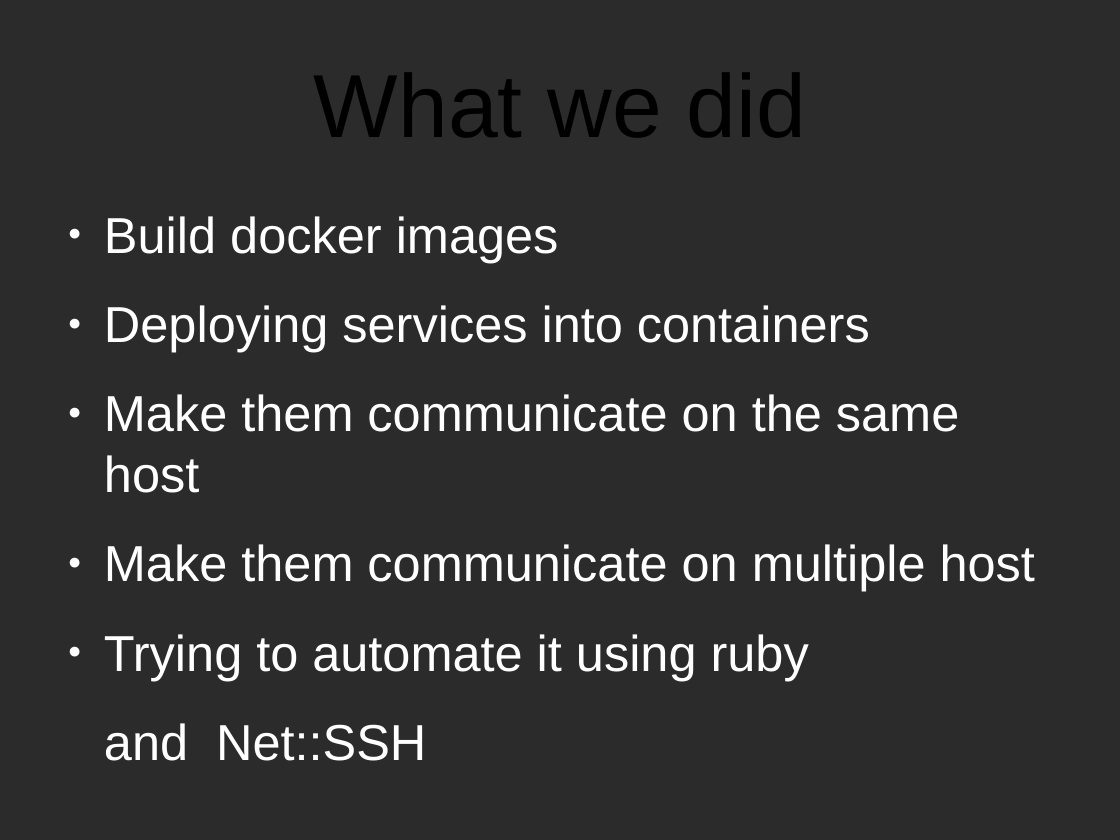
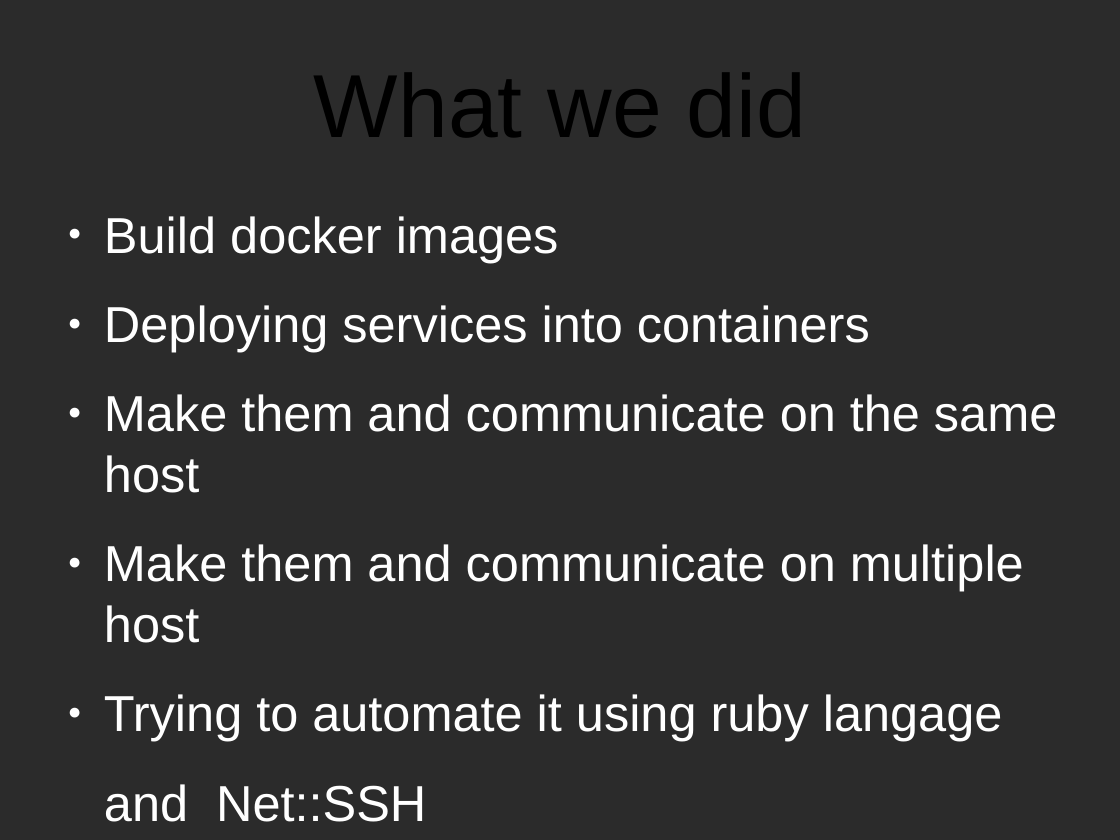
Before and after one commit to CPTmath67/anglais, a slide deck: slide 7 of presentation.odp. Drawn at 1120x840 pixels with LibreOffice and Linux fonts; fonts in the diff are those of the drawing; background and template pictures are left out; a plain dark background stands for a picture behind light text. Boxes give left, top, right and bottom in pixels: in the first picture for what was removed or moved away, otherwise in the second. Text is boxed around its words. In the diff, an @@ line names an element or a change of style, - is before the commit and + after.

```diff
--- a/presentation.odp
+++ b/presentation.odp
@@ text at box(104, 394, 1057, 741): text changed @@
-● Make them communicate on the same host
-● Make them communicate on multiple host
-● Trying to automate it using ruby
+● Make them and communicate on the same host
+● Make them and communicate on multiple host
+● Trying to automate it using ruby langage
```
Also in this commit, not shown: 3 other slides changed.
